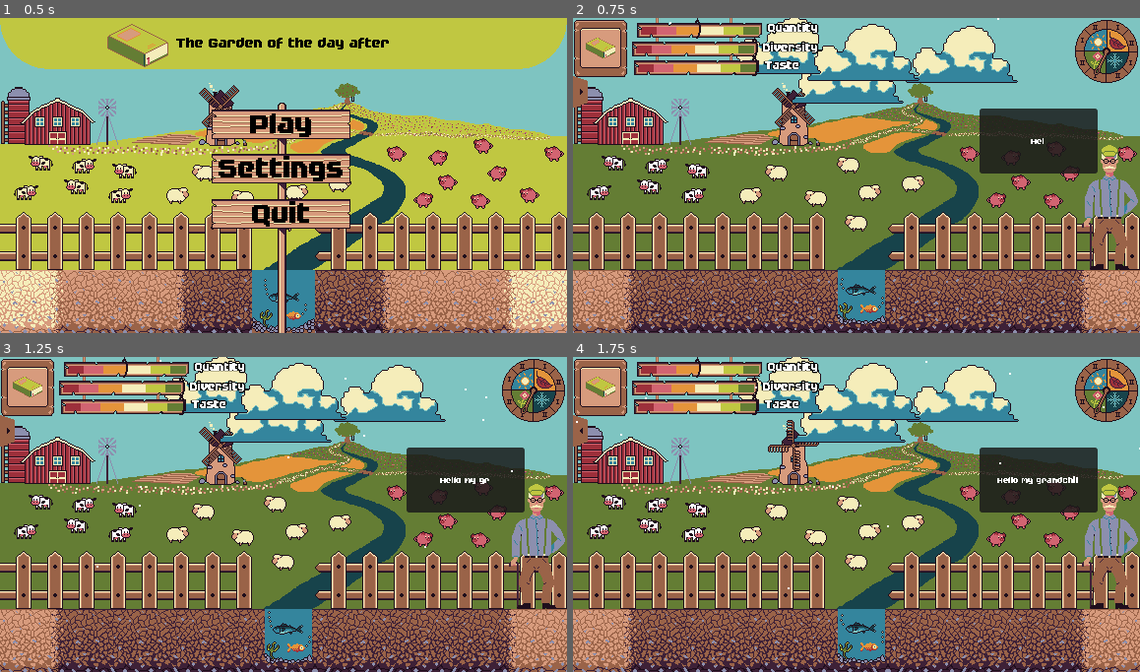
Above: before the commit, frames 1-4 (two rows, left to right).
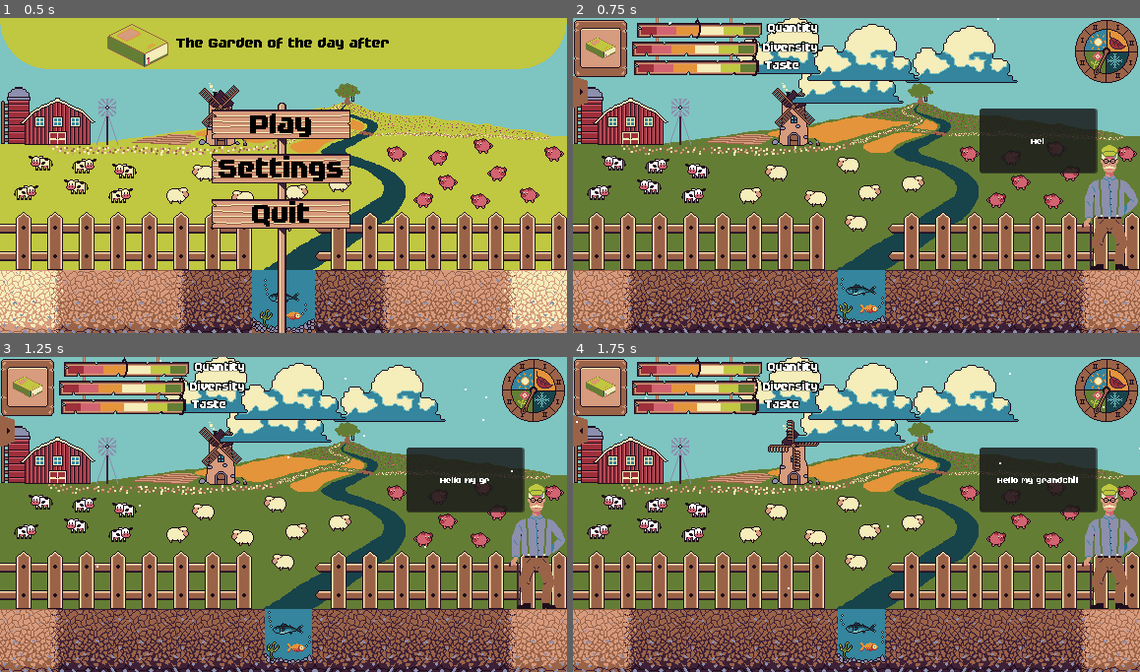
Above: after the commit, the same moments.

Repository: JustAlternate/Regenerative_Game_Jam
Game: Godot game, scene res://Scenes/menu.tscn
The game is run twice, just before and just after one commit, with the same random seed, the same clock (stepped at 60 frames per second) and the same inputs.
Inputs (mouse positions are in pixels of both pictures, inside the frame that each line leads up to):
- Up to frame 1 (0.5 s): no input
- Up to frame 2 (0.75 s): click "Play" at 0.5 s
- Up to frame 3 (1.25 s): no input
- Up to frame 4 (1.75 s): click (590, 429) at 1.25 s

Frame 1 is identical in both runs. In frame 2, less than 0.1% of the frame differs, in the area x 72-93%, y 28-50%; in frame 3, less than 0.1%; in frame 4, less than 0.1%.

Commit message:
Correction dialogue abuelo

Diff:
--- a/Scenes/dialogue_grand_pere.tscn
+++ b/Scenes/dialogue_grand_pere.tscn
@@ -53,10 +53,9 @@
 [node name="Button" type="Button" parent="Panel"]
 show_behind_parent = true
 light_mask = 0
-texture_filter = 1
 layout_mode = 0
-offset_right = 120.0
-offset_bottom = 66.0
+offset_right = 118.0
+offset_bottom = 65.0
 focus_mode = 0
 
 [node name="GrandpaSFX" parent="." instance=ExtResource("4_tce1e")]
--- a/Scripts/dialogue_grand_pere.gd
+++ b/Scripts/dialogue_grand_pere.gd
@@ -33,7 +33,7 @@
 	"Lore8":[false,["Now I will let you work in peace. If you need any advice you can ask me!","I will come back to you later. See ya!"]],
 
 	"give_tomatoes":[false,["Well I think you should take those tomatoes seeds, Winter 2 is the best season to plant them !"]],
-	"give_pea_and_wheat":[false,["Hello grandchild! Look, I found multiple new seeds for our garden!","Hopefully they will be enough to give food diversity for our family"]],
+	"give_pea_and_wheat":[false,["Hello grandchild! Look, I found multiple new seeds for our garden!","Hopefully they will be enough diversify our family's food."]],
 	"give_pumpkin":[false,["Its time to plant some pumpkins so we can have them next Fall season !"]],
 	"give_zucchini":[false,["Its rainy today. Be careful and avoid  planting those zucchini seeds on rainy seasons!"]],
 	"give_mint":[false,["Here you can take those mint seeds, it's a fantastic crop to enhance flavor!"]],
Not shown: 1 places in Scenes/dialogue_grand_pere.tscn that only renumber resources
